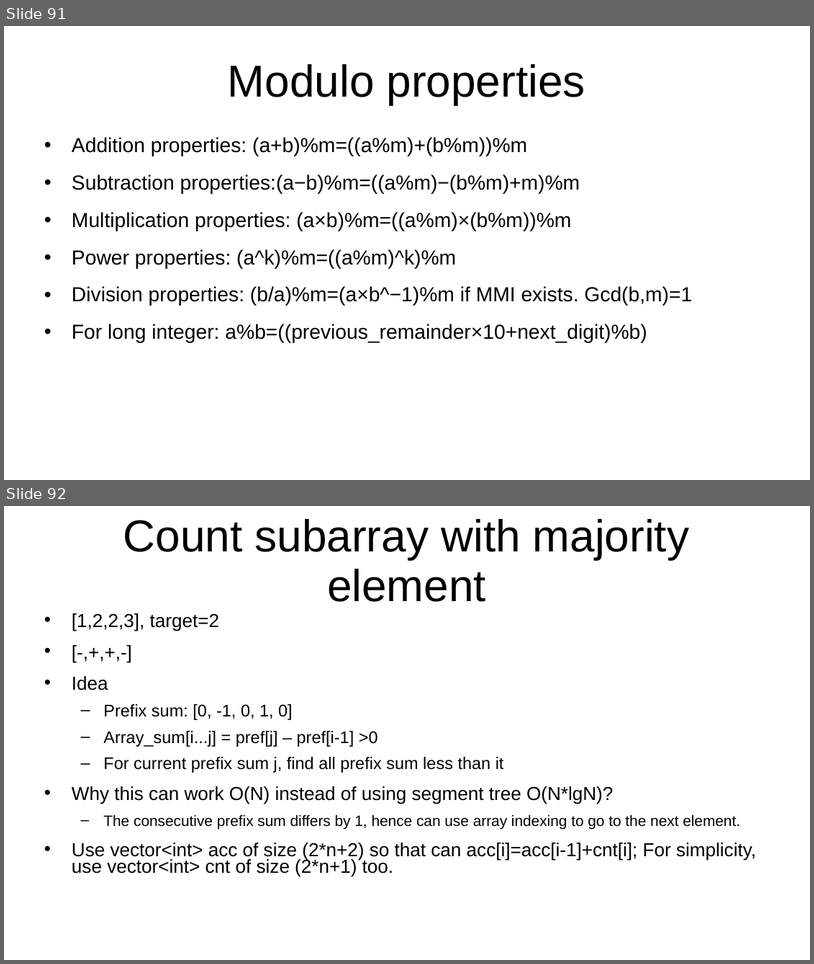
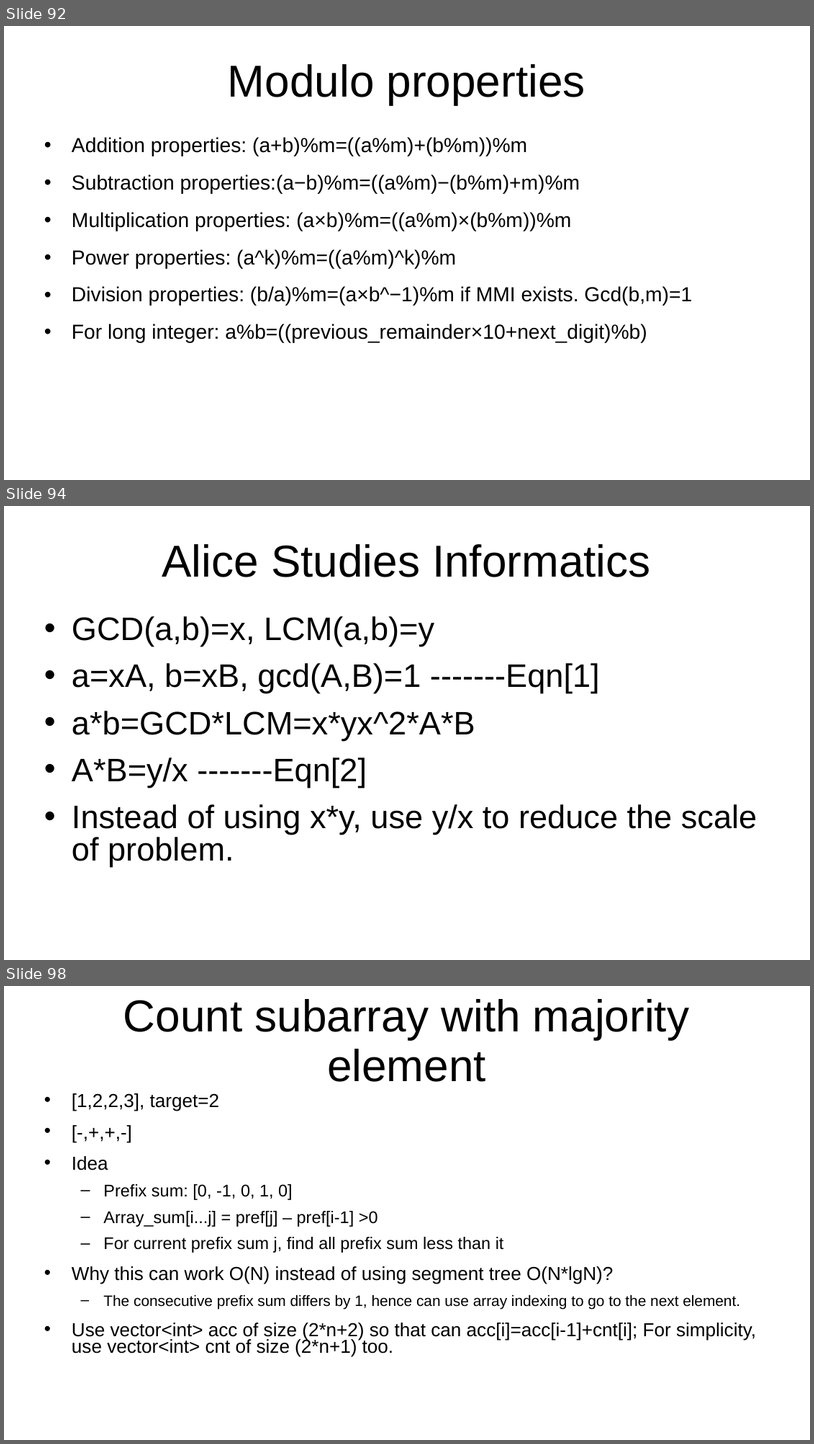
Before and after one commit to kindaichinisan/CompetitiveProgramming, a slide deck: MyCode/competitive_programming.ppt. Shown one above the other, each under a label of ours: slides 91 and 92 before the commit, slides 92, 94 and 98 after it; the slides between them are not shown. The pictures are 814x964 and 814x1444 pixels, drawn with LibreOffice and Linux fonts; fonts in the diff are those of the drawing. Boxes give left, top, right and bottom in pixels: in the first picture for what was removed or moved away, otherwise in the second. Text is boxed around its words. In the diff, an @@ line names an element or a change of style, - is before the commit and + after.

```diff
--- a/MyCode/competitive_programming.ppt
+++ b/MyCode/competitive_programming.ppt
@@ slide 94 added at (4,506,810,960), background #FFFFFF @@
@@ title added at (162,544,651,577), 44 pt, text #000000 @@
+Alice Studies Informatics
@@ text added at (72,616,757,867), 32 pt, text #000000 @@
+• GCD(a,b)=x, LCM(a,b)=y
+• a=xA, b=xB, gcd(A,B)=1 -------Eqn[1]
+• a*b=GCD*LCM=x*yx^2*A*B
+• A*B=y/x -------Eqn[2]
+• Instead of using x*y, use y/x to reduce the scale of problem.
@@ what was slide 91 is now slide 92 @@
@@ what was slide 92 is now slide 98 @@
```
Also in this commit, not shown: 6 other slides added, 4 other files.
